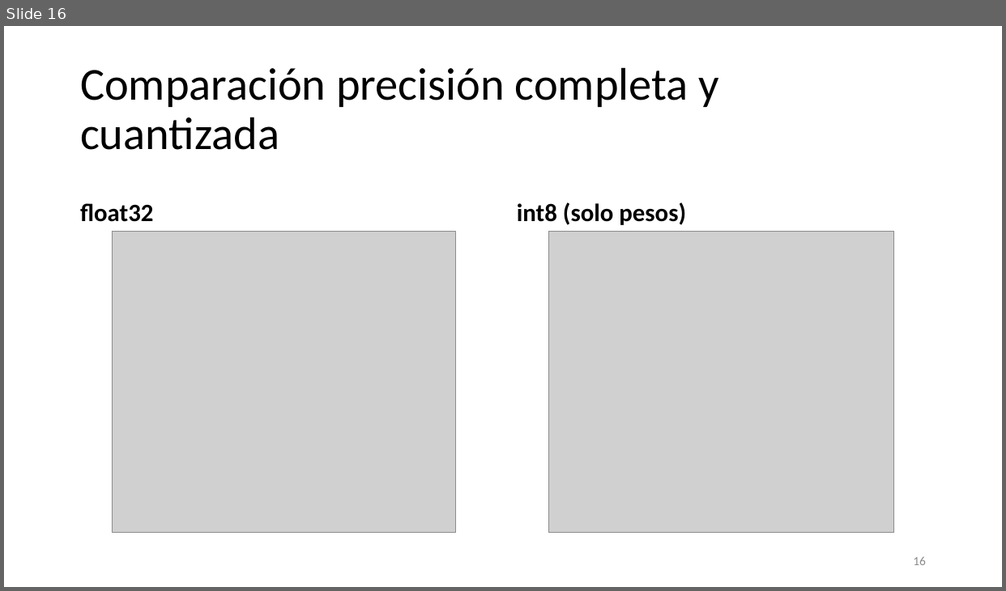
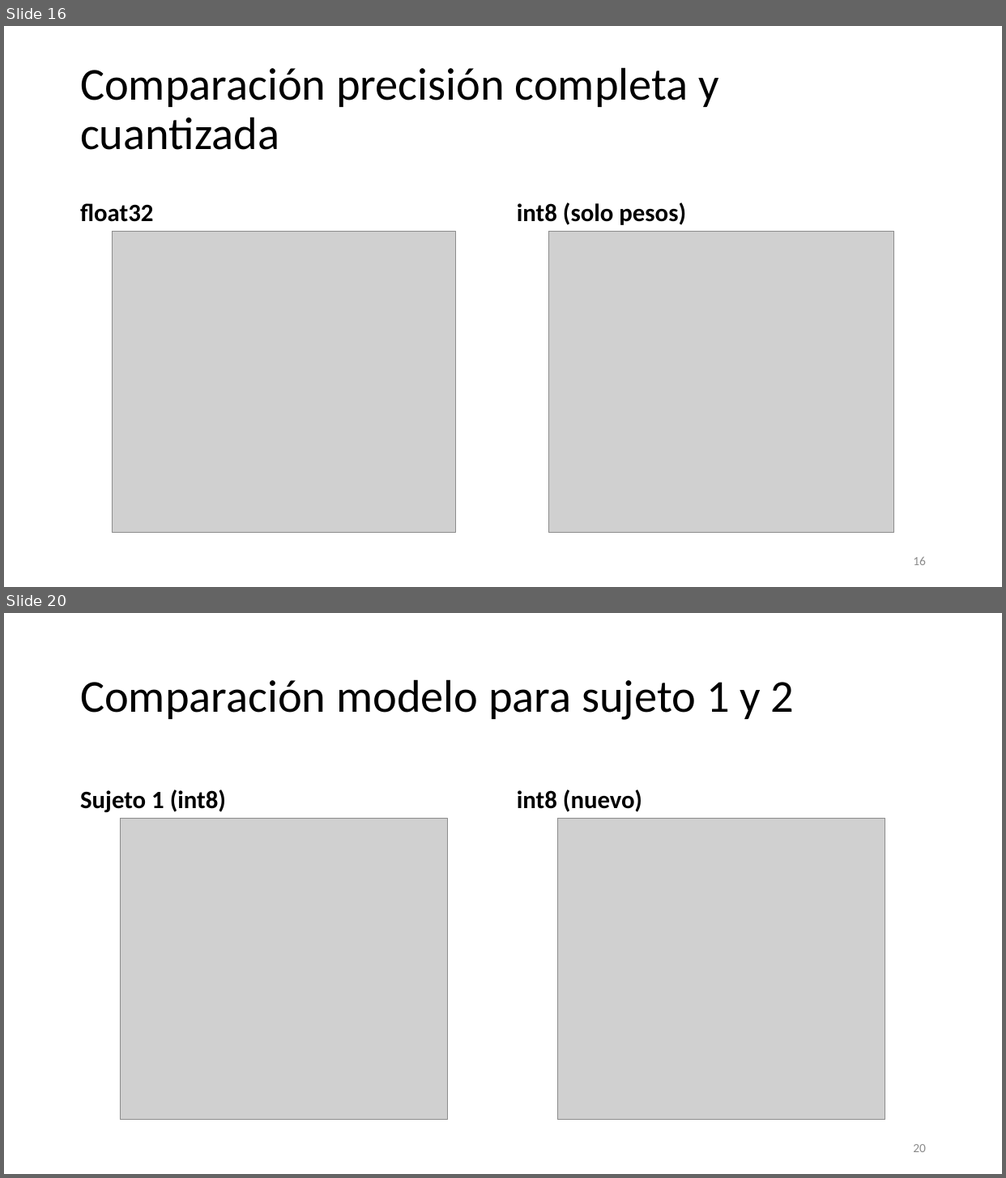
Before and after one commit to Daivd093/EdgeAI4BionicControl, a slide deck: Edge Computing para Control Biónico con Señales Cerebrales.pptx. Shown one above the other, each under a label of ours: slide 16 before the commit, slides 16 and 20 after it; the slides between them are not shown. The pictures are 1006x591 and 1006x1178 pixels, drawn with LibreOffice and Linux fonts; fonts in the diff are those of the drawing; grey boxes stand for pictures. Boxes give left, top, right and bottom in pixels: in the first picture for what was removed or moved away, otherwise in the second. Text is boxed around its words. In the diff, an @@ line names an element or a change of style, - is before the commit and + after.

```diff
--- a/Edge Computing para Control Biónico con Señales Cerebrales.pptx
+++ b/Edge Computing para Control Biónico con Señales Cerebrales.pptx
@@ slide 20 added at <box>4,613,1002,1174</box>, background #FFFFFF @@
@@ title added at <box>80,679,795,720</box>, 44 pt, text #000000 @@
+Comparación modelo para sujeto 1 y 2
@@ text added at <box>80,790,226,813</box>, 24 pt, text #000000, bold @@
+Sujeto 1 (int8)
@@ text added at <box>517,790,642,812</box>, 24 pt, text #000000, bold @@
+int8 (nuevo)
@@ picture added at <box>121,818,447,1120</box> @@
@@ picture added at <box>558,818,885,1120</box> @@
@@ page number added at <box>913,1144,926,1152</box>, 12 pt, text #8C8C8C @@
+20
```
Also in this commit, not shown: 5 other slides added, 52 other files.
